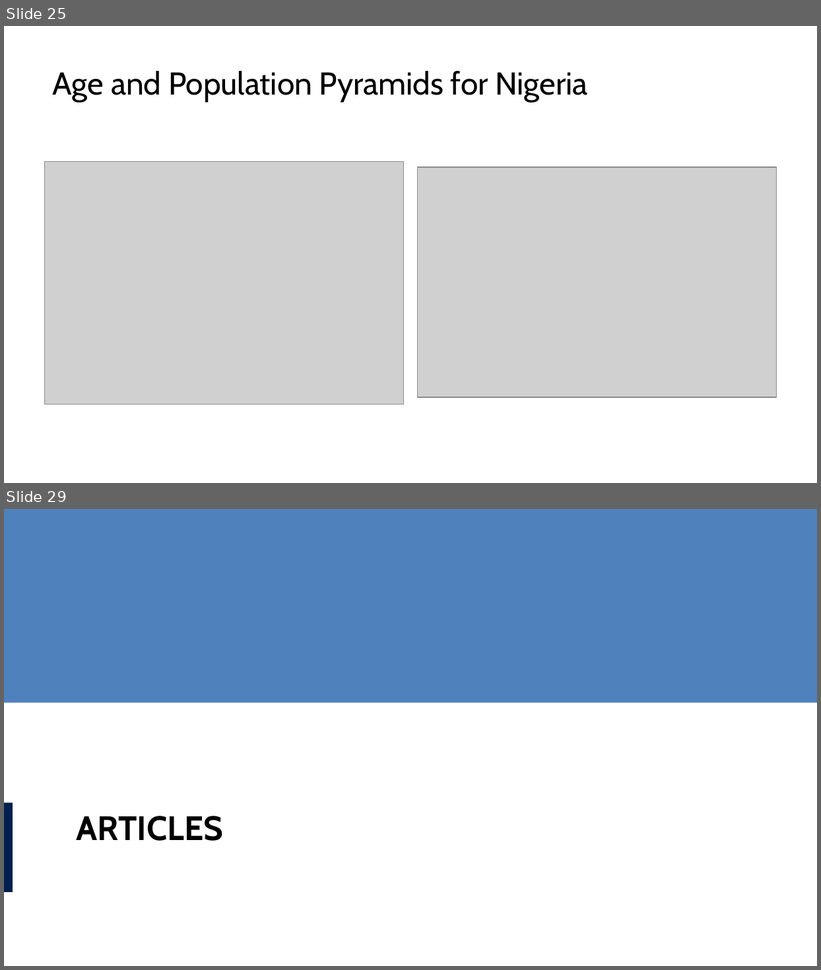
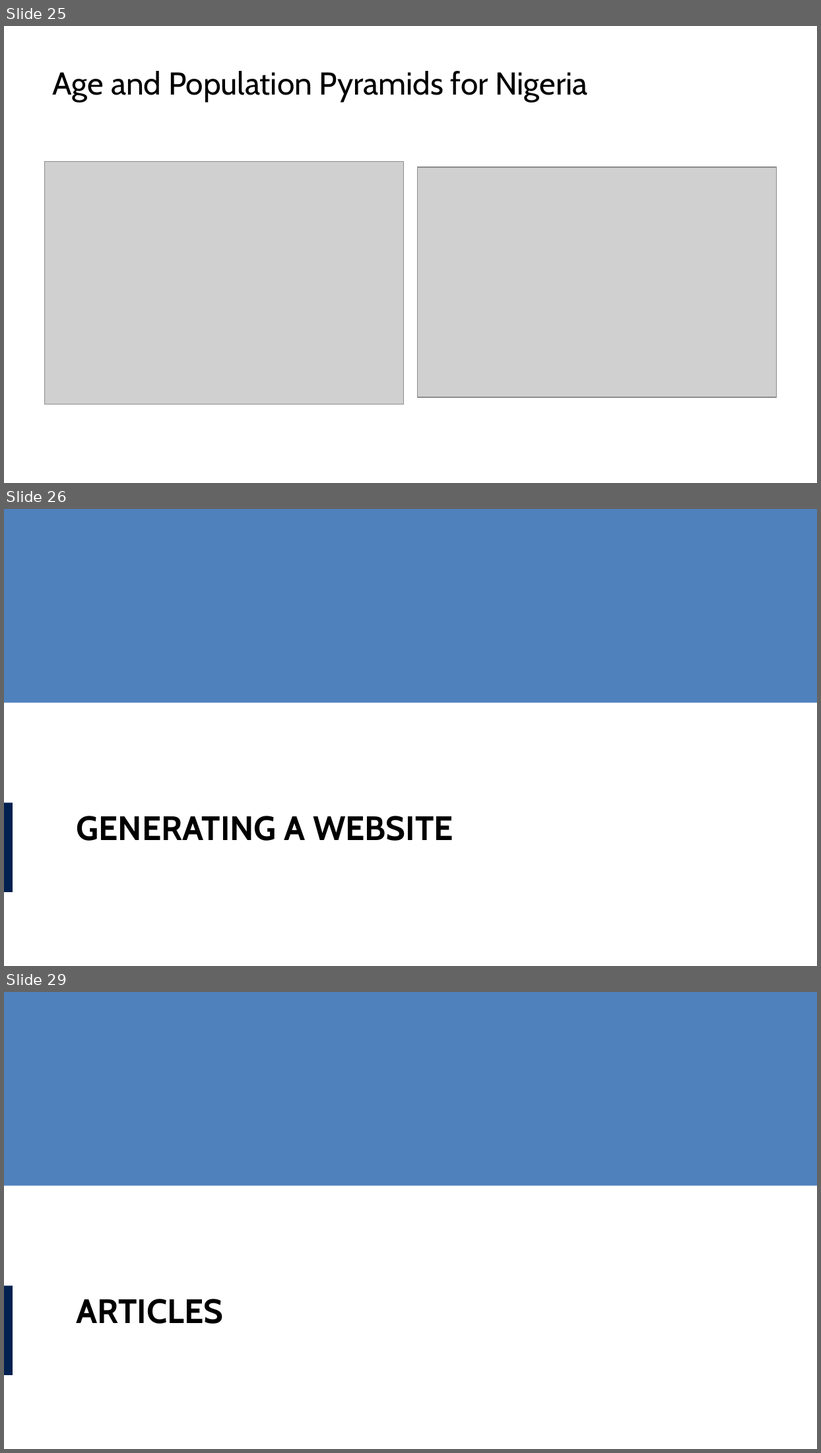
Before and after one commit to lucas-a-meyer/using-quarto, a slide deck: docs/presentation.pptx. Shown one above the other, each under a label of ours: slides 25 and 29 before the commit, slides 25, 26 and 29 after it; the slides between them are not shown. The pictures are 821x970 and 821x1453 pixels, drawn with LibreOffice and Linux fonts; fonts in the diff are those of the drawing; grey boxes stand for pictures. Boxes give left, top, right and bottom in pixels: in the first picture for what was removed or moved away, otherwise in the second. Text is boxed around its words. In the diff, an @@ line names an element or a change of style, - is before the commit and + after.

```diff
--- a/docs/presentation.pptx
+++ b/docs/presentation.pptx
@@ slide 26 added at (4, 509, 817, 966), background #FFFFFF; not listed: 2 template elements that a slide beside it also shows @@
@@ title added at (77, 816, 453, 841), 30 pt, text #000000, bold @@
+GENERATING A WEBSITE
```
Also in this commit, not shown: 2 slides changed, 1 other slide added, 2 slides removed, 18 other files.
